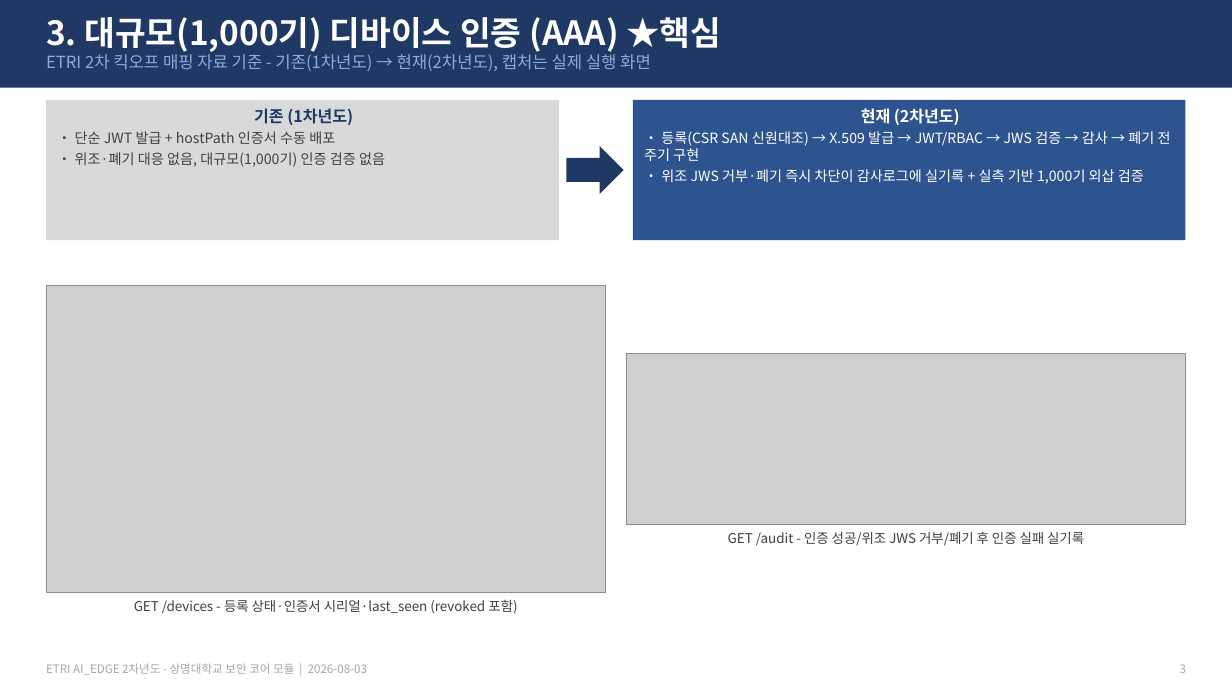
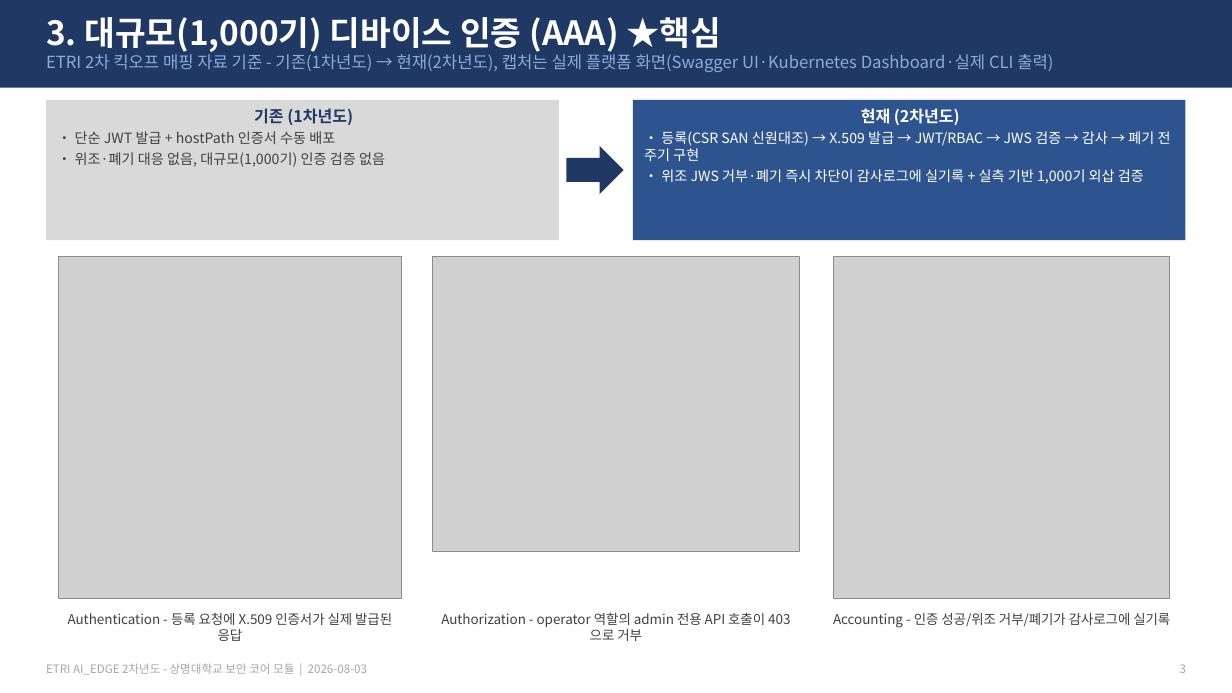
Before and after one commit to 55wind/kubeedge-edge-prototype, a slide deck: slide 3 of ppt/ETRI_2차년도_기존-현재_화면구성.pptx. Drawn at 1232x693 pixels with LibreOffice and Linux fonts; fonts in the diff are those of the drawing; grey boxes stand for pictures. Boxes give left, top, right and bottom in pixels: in the first picture for what was removed or moved away, otherwise in the second. Text is boxed around its words. In the diff, an @@ line names an element or a change of style, - is before the commit and + after.

```diff
--- a/ppt/ETRI_2차년도_기존-현재_화면구성.pptx
+++ b/ppt/ETRI_2차년도_기존-현재_화면구성.pptx
@@ text at [46, 51, 1053, 72]: text changed @@
-ETRI 2차 킥오프 매핑 자료 기준 - 기존(1차년도) → 현재(2차년도), 캡처는 실제 실행 화면
+ETRI 2차 킥오프 매핑 자료 기준 - 기존(1차년도) → 현재(2차년도), 캡처는 실제 플랫폼 화면(Swagger UI·Kubernetes Dashboard·실제 CLI 출력)
@@ picture: place and size @@
-picture at [46, 286, 605, 593]
+picture at [58, 257, 402, 599]
@@ picture added at [433, 257, 800, 551] @@
@@ picture added at [834, 257, 1170, 599] @@
@@ picture removed at [627, 353, 1186, 525] @@
@@ text added at [68, 613, 392, 641], 10.5 pt, text #404040 @@
+Authentication - 등록 요청에 X.509 인증서가 실제 발급된 응답
@@ text removed at [134, 600, 517, 614] @@
-GET /devices - 등록 상태·인증서 시리얼·last_seen (revoked 포함)
@@ text added at [441, 612, 765, 641], 10.5 pt, text #404040 @@
+Authorization - operator 역할의 admin 전용 API 호출이 403으로 거부
@@ text at [833, 613, 1170, 628]: text changed @@
-GET /audit - 인증 성공/위조 JWS 거부/폐기 후 인증 실패 실기록
+Accounting - 인증 성공/위조 거부/폐기가 감사로그에 실기록
```
Also in this commit, not shown: 6 other slides changed, 20 other files.
